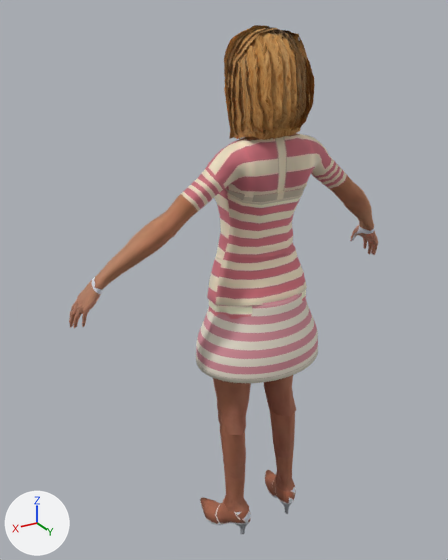
One commit to the glTF model skins/Female_Lizz.glb: the scene before it, then after it.
Camera for both pictures: a 50 mm lens placed at (1.069, 1.587, 1.784), pointed at (0.091, -0.043, 0.969). Every picture has the same lights, and +X, +Y and +Z are marked at lower left. The older version comes first. Where no turn or scale is listed for an object, it has been applied to the vertices. Vertices at exactly the same position are counted once.

In view in the first picture: 'Lizz'.
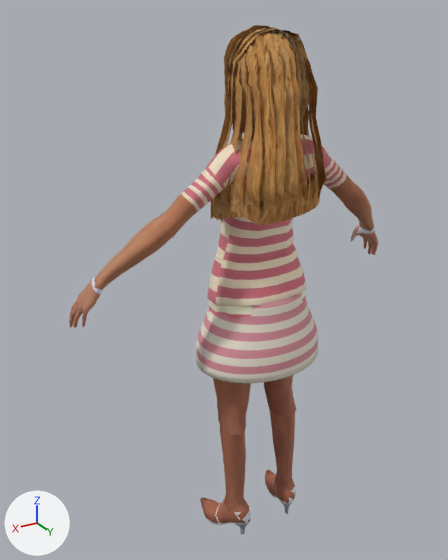
Pixel boxes (x1, y1, x2, y2) of what changed, in the pictures (448 x 560 px; the box of a moved part takes in the faces that stretch with it):
part 1 of me_mesh, moved or reshaped: before (224, 78, 315, 140); after (211, 78, 326, 225)

The change, as a list of edits to the scene's bpy script:
```text
Change me_mesh:
    used by ob_lizz; location = (0.0, 0.0, 0.923)
    remove me_mesh.from_pydata(...)  # 7600 vertices, 14098 faces; spans x -0.61..0.61, y -0.14..0.21, z -0.92..0.83
    add me_mesh.from_pydata(...)  # 7600 vertices, 14098 faces; spans x -0.61..0.61, y -0.14..0.26, z -0.92..0.83
    me_mesh part 1: 554 of 7600 vertices moved; they spanned x -0.13..0.13, y -0.02..0.2, z 0.52..0.68 and now span x -0.17..0.17, y -0.05..0.26, z 0.27..0.68; mean shift (0.0, 0.01, -0.13); largest move (0.09, 0.03, 0.52) -> (0.14, 0.01, 0.27)
```
